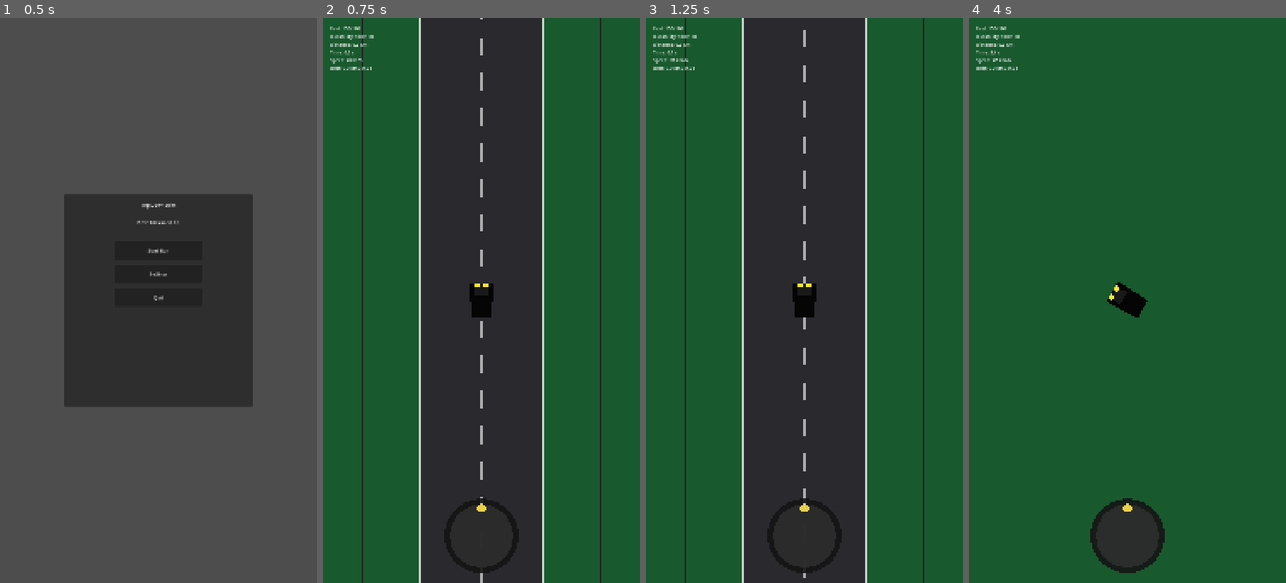
Above: before the commit, frames 1-4 (left to right).
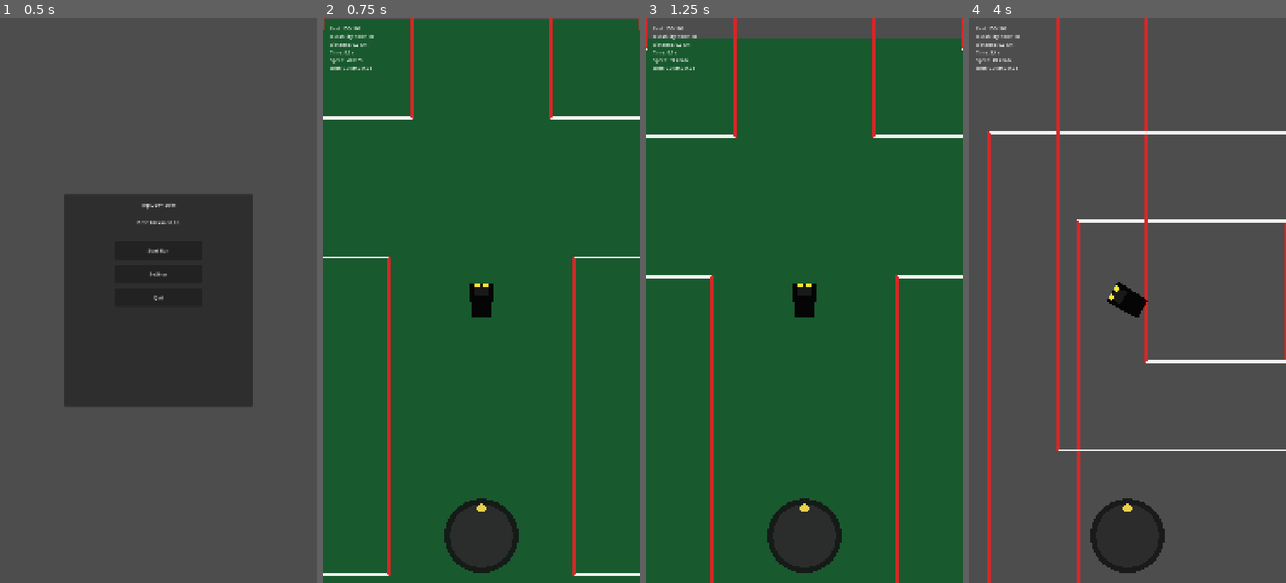
Above: after the commit, the same moments.

Repository: marlonpg/poc-games
Game: Godot game, scene res://scenes/Menu.tscn
Two runs of this game, one before a commit and one after it. Both use one fixed random seed, a clock stepped at 60 frames per second and the inputs below.
Inputs (mouse positions are in pixels of both pictures, inside the frame that each line leads up to):
- Up to frame 1 (0.5 s): no input
- Up to frame 2 (0.75 s): click "Start Run" at 0.5 s
- Up to frame 3 (1.25 s): no input
- Up to frame 4 (4 s): drag from (1127, 537) to (1127, 300) at 1.27 s; drag from (1064, 328) to (1127, 300) at 2.02 s; move the mouse to (1159, 176) at 2.77 s; click (1159, 176) at 2.92 s; drag from (1111, 413) to (1032, 215) at 3.52 s

Frame 1 is identical in both runs. In frame 2, 40% of the frame differs, in the area x 0-100%, y 0-100%; in frame 3, 42%; in frame 4, 97%.

Commit message:
Adding some changes.

Diff:
--- a/infinity-drift/scripts/CarController.gd
+++ b/infinity-drift/scripts/CarController.gd
@@ -5,8 +5,8 @@
 signal fuel_collected(amount: float)
 signal drift_state_changed(is_drifting: bool)
 
-@export var accel := 220.0
-@export var max_speed := 480.0
+@export var accel := 320.0
+@export var max_speed := 240.0
 @export var turn_speed := 2.9
 @export var drift_factor := 6.0
 @export var drift_alignment := 0.32
--- a/infinity-drift/scripts/Game.gd
+++ b/infinity-drift/scripts/Game.gd
@@ -6,6 +6,8 @@
 @export var car_width_units := 70.0
 @export var lane_width_m := 3.3
 @export var shoulder_width_m := 2.0
+@export var track_mode := true
+@export var curb_width_m := 0.4
 @export var base_max_speed := 960.0
 @export var speed_increase_per_km := 30.0
 @export var accel := 440.0
@@ -17,12 +19,21 @@
 @export var durability_max := 100.0
 @export var milestone_km := 1.0
 @export var road_start_straight_m := 30.0
-@export var road_segment_min_m := 50.0
-@export var road_segment_max_m := 70.0
-@export var road_curve_offset_min := 50.0
-@export var road_curve_offset_max := 100.0
+@export var straight_chance := 0.03
+@export var straight_min_m := 60.0
+@export var straight_max_m := 110.0
+@export var hairpin_radius_min_m := 8.0
+@export var hairpin_radius_max_m := 15.0
+@export var hairpin_angle_min_deg := 120.0
+@export var hairpin_angle_max_deg := 180.0
+@export var medium_radius_min_m := 25.0
+@export var medium_radius_max_m := 40.0
+@export var medium_angle_min_deg := 60.0
+@export var medium_angle_max_deg := 120.0
+@export var hairpin_chance := 0.45
 @export var road_center_limit := 340.0
 @export var road_lookahead_m := 2000.0
+@export var road_curve_preview_m := 220.0
 @export var offroad_speed_multiplier := 0.7
 @export var offroad_drift_multiplier := 2.0
 @export var fence_offset_m := 5.0
@@ -59,6 +70,8 @@
 var _lane_width_units := 0.0
 var _shoulder_width_units := 0.0
 var _fence_offset_units := 0.0
+var _curb_width_units := 0.0
+var _track_points: PackedVector2Array = PackedVector2Array()
 
 func _ready() -> void:
 	var stats: Dictionary = SaveManager.load_stats()
@@ -71,6 +84,7 @@
 	_base_durability_max = durability_max
 	_base_max_speed = base_max_speed
 	_update_road_metrics()
+	_init_track()
 	randomize()
 
 	car.hazard_hit.connect(_on_hazard_hit)
@@ -103,6 +117,7 @@
 	_milestones = 0
 	_update_road_metrics()
 	_init_road()
+	_init_track()
 	car.max_speed = _base_max_speed
 	car.accel = accel
 	car.reset()
@@ -132,10 +147,13 @@
 	audio.set_engine_speed(car.speed, car.max_speed)
 
 func _update_road(delta: float) -> void:
+	if track_mode:
+		return
 	_ensure_road(road_progress_m + road_lookahead_m)
 	road_center_x = _get_road_center(road_progress_m)
+	var road_center_future: float = _get_road_center(road_progress_m + road_curve_preview_m)
 	if road_backdrop.has_method("set_road"):
-		road_backdrop.call("set_road", road_center_x, road_width, road_progress_m, _lane_width_units, _shoulder_width_units, _fence_offset_units)
+		road_backdrop.call("set_road", road_center_x, road_center_future, road_width, road_progress_m, _lane_width_units, _shoulder_width_units, _fence_offset_units)
 
 func _update_stats(delta: float) -> void:
 	time_s += delta
@@ -154,9 +172,15 @@
 	car.max_speed = _base_max_speed + _upgrades["speed"] * 60.0 + growth
 
 func _update_offroad(delta: float) -> void:
-	var offset: float = abs(car.position.x - road_center_x)
 	var limit: float = road_width * 0.5 - road_margin
-	if offset > limit:
+	var offroad := false
+	if track_mode:
+		var distance_to_track: float = _distance_to_track(car.position)
+		offroad = distance_to_track > limit
+	else:
+		var offset: float = abs(car.position.x - road_center_x)
+		offroad = offset > limit
+	if offroad:
 		car.surface_speed_multiplier = offroad_speed_multiplier
 		car.surface_drift_multiplier = offroad_drift_multiplier
 	else:
@@ -290,6 +314,7 @@
 	_lane_width_units = lane_width_m * units_per_meter
 	_shoulder_width_units = shoulder_width_m * units_per_meter
 	_fence_offset_units = fence_offset_m * units_per_meter
+	_curb_width_units = curb_width_m * units_per_meter
 	road_width = (_lane_width_units * 2.0) + (_shoulder_width_units * 2.0)
 	road_margin = car_width_units * 0.5
 
@@ -301,6 +326,45 @@
 	_last_curve_dir = 1
 	_add_straight_segment(road_start_straight_m)
 	_ensure_road(distance_m + road_lookahead_m)
+
+func _init_track() -> void:
+	if not track_mode:
+		return
+	_track_points = _build_preset_track()
+	if road_backdrop.has_method("set_track"):
+		road_backdrop.call("set_track", _track_points, road_width, _curb_width_units)
+
+func _build_preset_track() -> PackedVector2Array:
+	var units_per_meter: float = car_width_units / car_width_m
+	var pts: Array = [
+		Vector2(-36, 0), Vector2(-36, -40), Vector2(-10, -40), Vector2(-10, -20),
+		Vector2(-30, -20), Vector2(-30, -70), Vector2(30, -70), Vector2(30, -20),
+		Vector2(10, -20), Vector2(10, -40), Vector2(36, -40), Vector2(36, 0),
+		Vector2(12, 0), Vector2(12, 20), Vector2(36, 20), Vector2(36, 60),
+		Vector2(-36, 60), Vector2(-36, 20), Vector2(-12, 20), Vector2(-12, 0)
+	]
+	var result := PackedVector2Array()
+	for p in pts:
+		result.append(p * units_per_meter)
+	return result
+
+func _distance_to_track(point: Vector2) -> float:
+	if _track_points.size() < 2:
+		return 0.0
+	var min_dist := INF
+	for i in range(_track_points.size()):
+		var a: Vector2 = _track_points[i]
+		var b: Vector2 = _track_points[(i + 1) % _track_points.size()]
+		var ab: Vector2 = b - a
+		var t: float = 0.0
+		var ab_len_sq: float = ab.length_squared()
+		if ab_len_sq > 0.0:
+			t = clamp((point - a).dot(ab) / ab_len_sq, 0.0, 1.0)
+		var closest: Vector2 = a + ab * t
+		var d: float = point.distance_to(closest)
+		if d < min_dist:
+			min_dist = d
+	return min_dist
 
 func _ensure_road(target_m: float) -> void:
 	while _road_end_m < target_m:
@@ -321,7 +385,7 @@
 func _add_curve_segment(length_m: float, dir: int) -> void:
 	var start_m: float = _road_end_m
 	var end_m: float = _road_end_m + length_m
-	var offset: float = randf_range(road_curve_offset_min, road_curve_offset_max) * dir
+	var offset: float = randf_range(50.0, 100.0) * dir
 	var end_center: float = clamp(_road_last_center + offset, -road_center_limit, road_center_limit)
 	var seg: Dictionary = {
 		"start_m": start_m,
@@ -334,14 +398,35 @@
 	_road_last_center = end_center
 
 func _add_random_segment() -> void:
-	if randf() < 0.03:
-		_add_straight_segment(randf_range(60.0, 110.0))
+	if randf() < straight_chance:
+		_add_straight_segment(randf_range(straight_min_m, straight_max_m))
 		return
 	var dir: int = -_last_curve_dir
 	if randf() < 0.35:
 		dir = _last_curve_dir
 	_last_curve_dir = dir
-	_add_curve_segment(randf_range(road_segment_min_m, road_segment_max_m), dir)
+	var use_hairpin: bool = randf() < hairpin_chance
+	var radius_m: float = randf_range(hairpin_radius_min_m, hairpin_radius_max_m) if use_hairpin else randf_range(medium_radius_min_m, medium_radius_max_m)
+	var angle_deg: float = randf_range(hairpin_angle_min_deg, hairpin_angle_max_deg) if use_hairpin else randf_range(medium_angle_min_deg, medium_angle_max_deg)
+	var theta: float = deg_to_rad(angle_deg)
+	var length_m: float = radius_m * theta
+	var units_per_meter: float = car_width_units / car_width_m
+	var offset_units: float = radius_m * (1.0 - cos(theta)) * dir * units_per_meter
+	_add_curve_segment_with_offset(length_m, offset_units)
+
+func _add_curve_segment_with_offset(length_m: float, offset: float) -> void:
+	var start_m: float = _road_end_m
+	var end_m: float = _road_end_m + length_m
+	var end_center: float = clamp(_road_last_center + offset, -road_center_limit, road_center_limit)
+	var seg: Dictionary = {
+		"start_m": start_m,
+		"end_m": end_m,
+		"start_center": _road_last_center,
+		"end_center": end_center
+	}
+	_road_segments.append(seg)
+	_road_end_m = end_m
+	_road_last_center = end_center
 
 func _get_road_center(at_m: float) -> float:
 	while _road_segment_index < _road_segments.size() - 1:
--- a/infinity-drift/scripts/RoadBackdrop.gd
+++ b/infinity-drift/scripts/RoadBackdrop.gd
@@ -2,19 +2,33 @@
 class_name RoadBackdrop
 
 var _road_center_x := 0.0
+var _road_center_future_x := 0.0
 var _road_width := 520.0
 var _distance_m := 0.0
 var _lane_width := 260.0
 var _shoulder_width := 80.0
 var _fence_offset := 120.0
+var _track_points: PackedVector2Array = PackedVector2Array()
+var _track_width := 520.0
+var _curb_width := 10.0
+var _use_track := false
 
-func set_road(center_x: float, width: float, distance_m: float, lane_width: float, shoulder_width: float, fence_offset: float) -> void:
+func set_road(center_x: float, future_center_x: float, width: float, distance_m: float, lane_width: float, shoulder_width: float, fence_offset: float) -> void:
+	_use_track = false
 	_road_center_x = center_x
+	_road_center_future_x = future_center_x
 	_road_width = width
 	_distance_m = distance_m
 	_lane_width = lane_width
 	_shoulder_width = shoulder_width
 	_fence_offset = fence_offset
+	queue_redraw()
+
+func set_track(points: PackedVector2Array, track_width: float, curb_width: float) -> void:
+	_use_track = true
+	_track_points = points
+	_track_width = track_width
+	_curb_width = curb_width
 	queue_redraw()
 
 func _draw() -> void:
@@ -24,6 +38,9 @@
 	var viewport_size: Vector2 = get_viewport_rect().size
 	var cam_pos: Vector2 = cam.global_position
 	var top_left: Vector2 = cam_pos - viewport_size * 0.5
+	if _use_track and _track_points.size() >= 2:
+		_draw_track(top_left, viewport_size)
+		return
 
 	var grass_color := Color(0.1, 0.35, 0.18, 1.0)
 	var road_color := Color(0.16, 0.16, 0.18, 1.0)
@@ -33,33 +50,106 @@
 	var fence_color := Color(0.12, 0.12, 0.12, 0.9)
 	draw_rect(Rect2(top_left, viewport_size), grass_color)
 
-	var road_center_world: float = _road_center_x
-	var road_left: float = road_center_world - _road_width * 0.5
-	var road_right: float = road_center_world + _road_width * 0.5
-	var road_rect := Rect2(Vector2(road_left, top_left.y), Vector2(_road_width, viewport_size.y))
-	draw_rect(road_rect, road_color)
+	var road_center_bottom: float = _road_center_x
+	var road_center_top: float = _road_center_future_x
+	var road_left_bottom: float = road_center_bottom - _road_width * 0.5
+	var road_right_bottom: float = road_center_bottom + _road_width * 0.5
+	var road_left_top: float = road_center_top - _road_width * 0.5
+	var road_right_top: float = road_center_top + _road_width * 0.5
+	var bottom_y: float = top_left.y + viewport_size.y
+	var poly := PackedVector2Array([
+		Vector2(road_left_bottom, bottom_y),
+		Vector2(road_right_bottom, bottom_y),
+		Vector2(road_right_top, top_left.y),
+		Vector2(road_left_top, top_left.y)
+	])
+	draw_polygon(poly, PackedColorArray([road_color, road_color, road_color, road_color]))
 
 	var edge_width: float = 6.0
-	draw_rect(Rect2(Vector2(road_left - edge_width, top_left.y), Vector2(edge_width, viewport_size.y)), edge_color)
-	draw_rect(Rect2(Vector2(road_right, top_left.y), Vector2(edge_width, viewport_size.y)), edge_color)
+	draw_line(Vector2(road_left_bottom - edge_width, bottom_y), Vector2(road_left_top - edge_width, top_left.y), edge_color, edge_width)
+	draw_line(Vector2(road_right_bottom + edge_width, bottom_y), Vector2(road_right_top + edge_width, top_left.y), edge_color, edge_width)
 
 	var shoulder_line_width: float = 3.0
-	var left_shoulder_x: float = road_left + _shoulder_width
-	var right_shoulder_x: float = road_right - _shoulder_width - shoulder_line_width
-	draw_rect(Rect2(Vector2(left_shoulder_x, top_left.y), Vector2(shoulder_line_width, viewport_size.y)), shoulder_color)
-	draw_rect(Rect2(Vector2(right_shoulder_x, top_left.y), Vector2(shoulder_line_width, viewport_size.y)), shoulder_color)
+	var left_shoulder_bottom: float = road_left_bottom + _shoulder_width
+	var left_shoulder_top: float = road_left_top + _shoulder_width
+	var right_shoulder_bottom: float = road_right_bottom - _shoulder_width - shoulder_line_width
+	var right_shoulder_top: float = road_right_top - _shoulder_width - shoulder_line_width
+	draw_line(Vector2(left_shoulder_bottom, bottom_y), Vector2(left_shoulder_top, top_left.y), shoulder_color, shoulder_line_width)
+	draw_line(Vector2(right_shoulder_bottom, bottom_y), Vector2(right_shoulder_top, top_left.y), shoulder_color, shoulder_line_width)
 
 	var fence_width: float = 5.0
-	var left_fence_x: float = road_left - _fence_offset - fence_width
-	var right_fence_x: float = road_right + _fence_offset
-	draw_rect(Rect2(Vector2(left_fence_x, top_left.y), Vector2(fence_width, viewport_size.y)), fence_color)
-	draw_rect(Rect2(Vector2(right_fence_x, top_left.y), Vector2(fence_width, viewport_size.y)), fence_color)
+	var left_fence_bottom: float = road_left_bottom - _fence_offset - fence_width
+	var left_fence_top: float = road_left_top - _fence_offset - fence_width
+	var right_fence_bottom: float = road_right_bottom + _fence_offset
+	var right_fence_top: float = road_right_top + _fence_offset
+	draw_line(Vector2(left_fence_bottom, bottom_y), Vector2(left_fence_top, top_left.y), fence_color, fence_width)
+	draw_line(Vector2(right_fence_bottom, bottom_y), Vector2(right_fence_top, top_left.y), fence_color, fence_width)
 
 	var dash_spacing: float = 120.0
 	var dash_length: float = 60.0
 	var offset: float = fmod(-cam_pos.y, dash_spacing)
 	var y: float = top_left.y - dash_length + offset
 	while y < top_left.y + viewport_size.y + dash_length:
-		var dash_rect := Rect2(Vector2(road_center_world - 6.0, y), Vector2(12.0, dash_length))
+		var t: float = clamp((y - top_left.y) / viewport_size.y, 0.0, 1.0)
+		var center_x: float = lerp(road_center_top, road_center_bottom, t)
+		var dash_rect := Rect2(Vector2(center_x - 6.0, y), Vector2(12.0, dash_length))
 		draw_rect(dash_rect, line_color)
 		y += dash_spacing
+
+func _draw_track(top_left: Vector2, viewport_size: Vector2) -> void:
+	var grass_color := Color(0.1, 0.35, 0.18, 1.0)
+	var road_color := Color(0.16, 0.16, 0.18, 1.0)
+	var curb_red := Color(0.85, 0.15, 0.15, 1.0)
+	var curb_white := Color(0.95, 0.95, 0.95, 1.0)
+	draw_rect(Rect2(top_left, viewport_size), grass_color)
+
+	var half_width: float = _track_width * 0.5
+	var left := _build_offset_poly(_track_points, half_width)
+	var right := _build_offset_poly(_track_points, -half_width)
+	var poly := PackedVector2Array()
+	for p in left:
+		poly.append(p)
+	for i in range(right.size() - 1, -1, -1):
+		poly.append(right[i])
+	var colors := PackedColorArray()
+	for i in range(poly.size()):
+		colors.append(road_color)
+	draw_polygon(poly, colors)
+
+	var curb_outer := _build_offset_poly(_track_points, half_width + _curb_width)
+	var curb_inner: PackedVector2Array = _build_offset_poly(_track_points, half_width)
+	_draw_curb(curb_inner, curb_outer, curb_red, curb_white)
+	var curb_outer_r: PackedVector2Array = _build_offset_poly(_track_points, -half_width - _curb_width)
+	var curb_inner_r: PackedVector2Array = _build_offset_poly(_track_points, -half_width)
+	_draw_curb(curb_inner_r, curb_outer_r, curb_red, curb_white)
+
+func _build_offset_poly(points: PackedVector2Array, offset: float) -> PackedVector2Array:
+	var out := PackedVector2Array()
+	var count := points.size()
+	for i in range(count):
+		var prev: Vector2 = points[(i - 1 + count) % count]
+		var cur: Vector2 = points[i]
+		var next: Vector2 = points[(i + 1) % count]
+		var dir_a: Vector2 = (cur - prev).normalized()
+		var dir_b: Vector2 = (next - cur).normalized()
+		var normal_a: Vector2 = Vector2(-dir_a.y, dir_a.x)
+		var normal_b: Vector2 = Vector2(-dir_b.y, dir_b.x)
+		var normal: Vector2 = (normal_a + normal_b).normalized()
+		if normal.length() < 0.01:
+			normal = normal_a
+		out.append(cur + normal * offset)
+	return out
+
+func _draw_curb(inner: PackedVector2Array, outer: PackedVector2Array, red: Color, white: Color) -> void:
+	var count: int = min(inner.size(), outer.size())
+	if count < 2:
+		return
+	for i in range(count):
+		var a_in: Vector2 = inner[i]
+		var b_in: Vector2 = inner[(i + 1) % count]
+		var a_out: Vector2 = outer[i]
+		var b_out: Vector2 = outer[(i + 1) % count]
+		var quad: PackedVector2Array = PackedVector2Array([a_in, b_in, b_out, a_out])
+		var use_red: bool = i % 2 == 0
+		var color: Color = red if use_red else white
+		draw_polygon(quad, PackedColorArray([color, color, color, color]))
